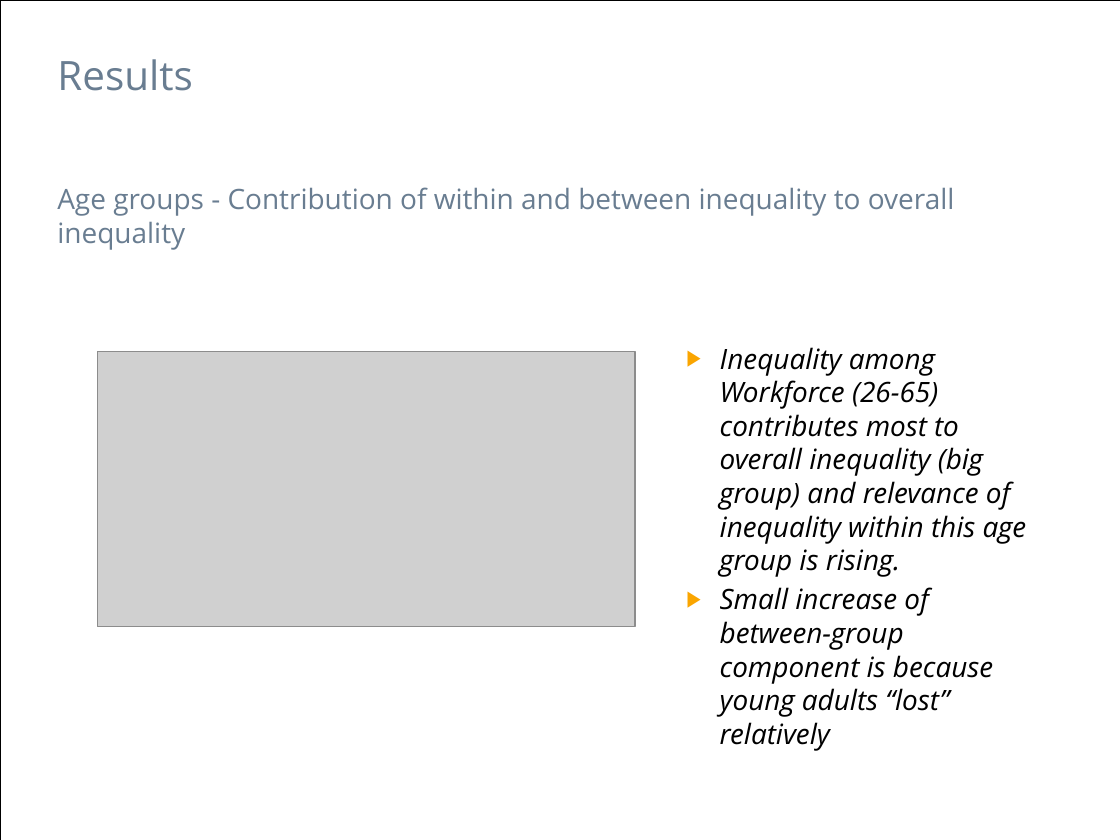
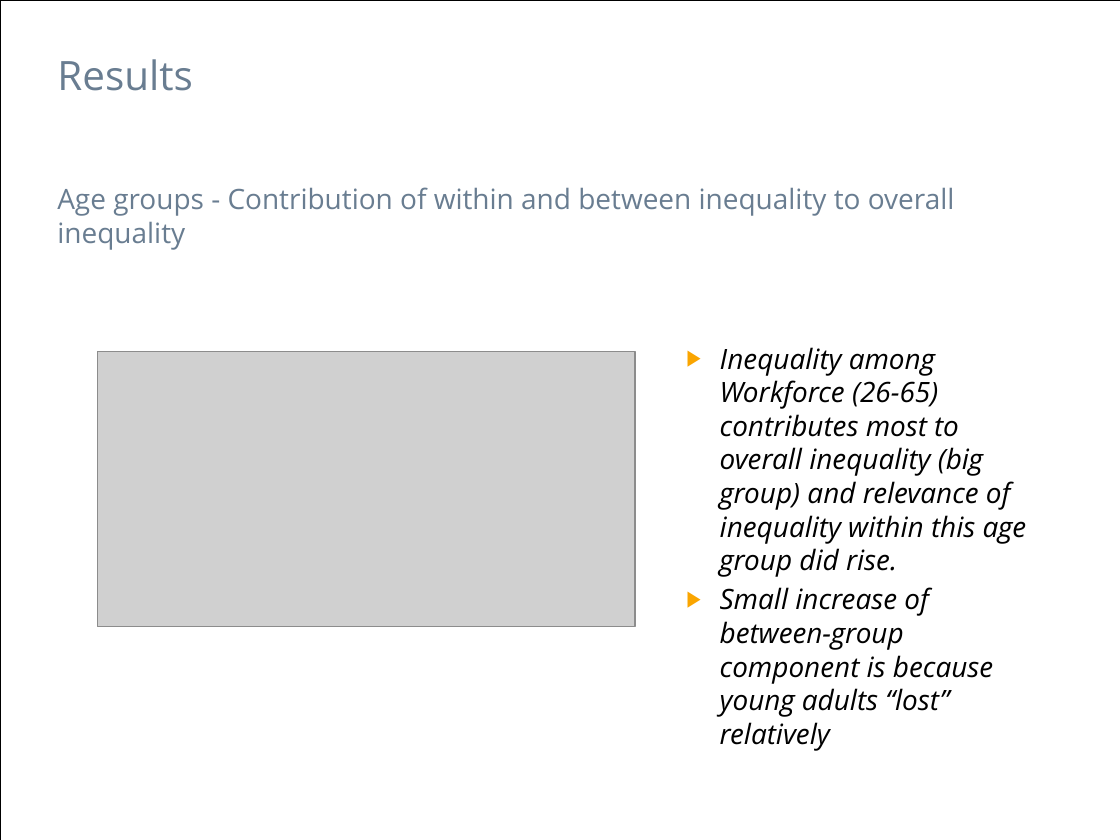
Before and after one commit to hackstutz/neuchatel, a slide deck: slide 8 of presentation/Inequality by Demographic Factors_NoTheory_3.pptx. Drawn at 1120x840 pixels with LibreOffice and Linux fonts; fonts in the diff are those of the drawing; grey boxes stand for pictures. Boxes give left, top, right and bottom in pixels: in the first picture for what was removed or moved away, otherwise in the second. Text is boxed around its words. In the diff, an @@ line names an element or a change of style, - is before the commit and + after.

```diff
--- a/presentation/Inequality by Demographic Factors_NoTheory_3.pptx
+++ b/presentation/Inequality by Demographic Factors_NoTheory_3.pptx
@@ text at (720,347,1027,577): text changed @@
-▶ Inequality among Workforce (26-65) contributes most to overall inequality (big group) and relevance of inequality within this age group is rising.
+▶ Inequality among Workforce (26-65) contributes most to overall inequality (big group) and relevance of inequality within this age group did rise.
```
Also in this commit, not shown: 5 other slides changed.
